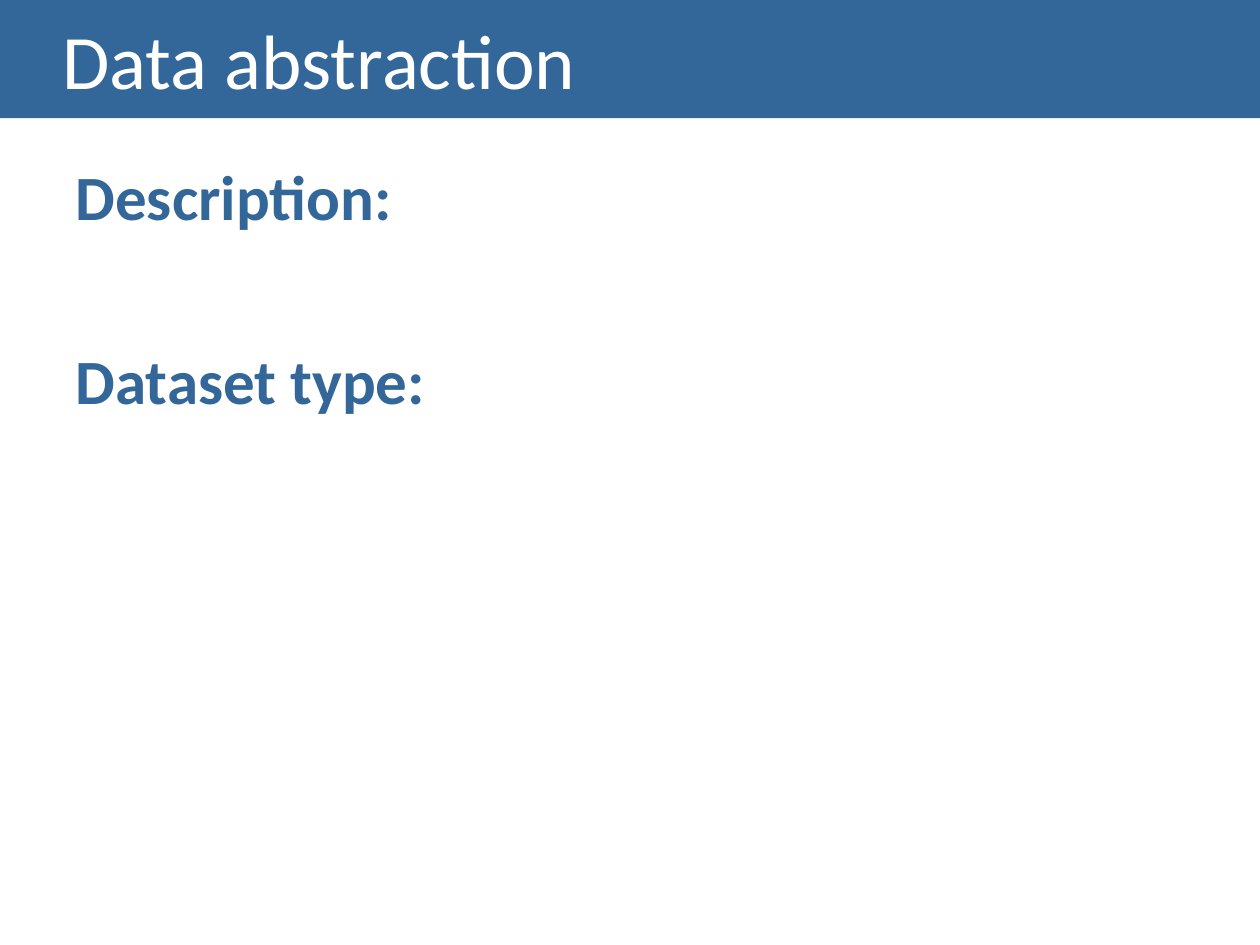
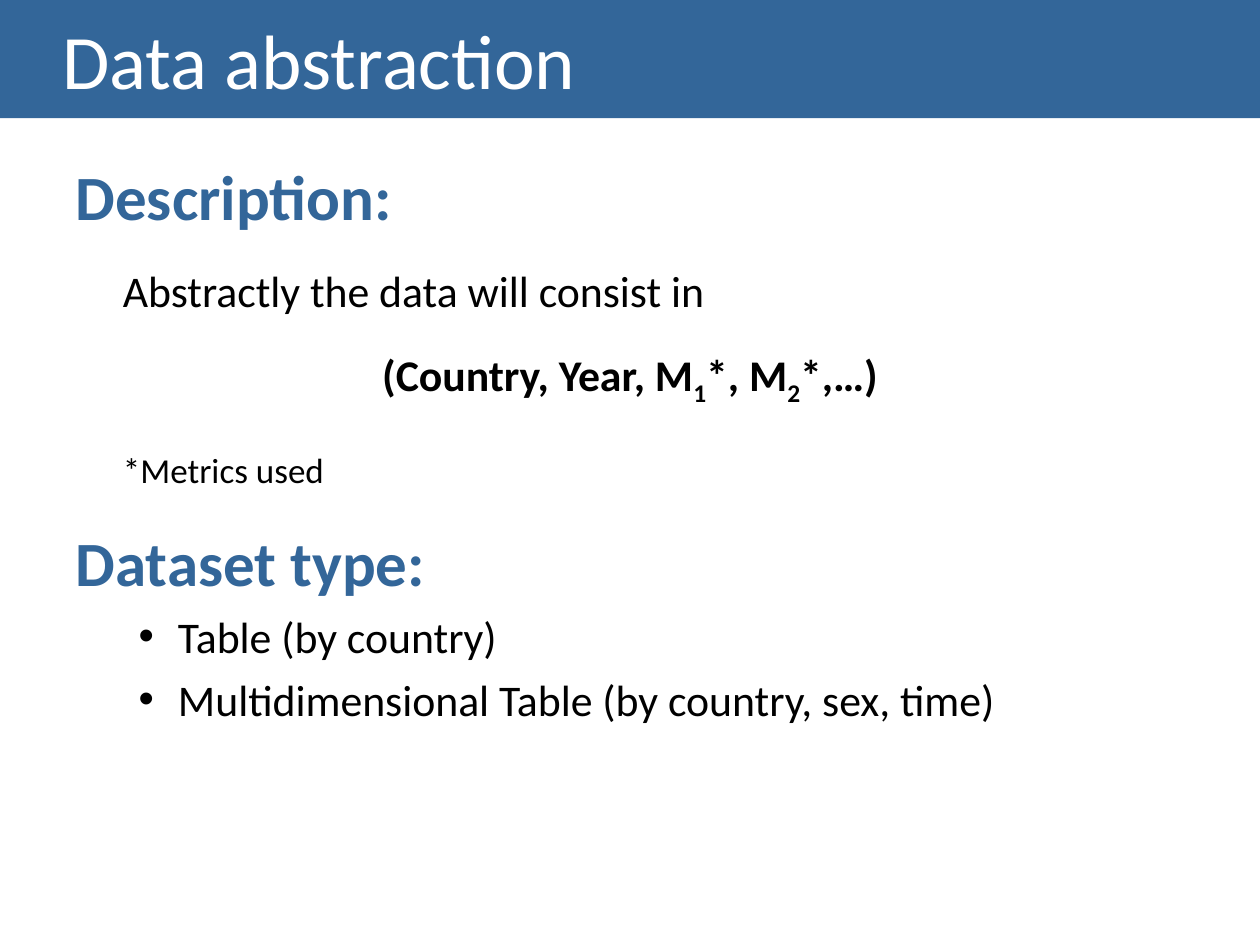
Before and after one commit to MargaridaMorais/information_visualization, a slide deck: slide 10 of CheckpointII/Lab04-PresentationTemplate.pptx. Drawn at 1260x945 pixels with LibreOffice and Linux fonts; fonts in the diff are those of the drawing. Boxes give left, top, right and bottom in pixels: in the first picture for what was removed or moved away, otherwise in the second. Text is boxed around its words. In the diff, an @@ line names an element or a change of style, - is before the commit and + after.

```diff
--- a/CheckpointII/Lab04-PresentationTemplate.pptx
+++ b/CheckpointII/Lab04-PresentationTemplate.pptx
@@ text at (x1=123, y1=276, x2=704, y2=484): paragraphs added @@
+Abstractly the data will consist in
+(Country, Year, M1*, M2*,…)
+*Metrics used
@@ text at (x1=178, y1=621, x2=994, y2=723): paragraphs added @@
+  • Table (by country)
+  • Multidimensional Table (by country, sex, time)
```
Also in this commit, not shown: 4 other slides changed, 6 slides added, 1 slide removed.
